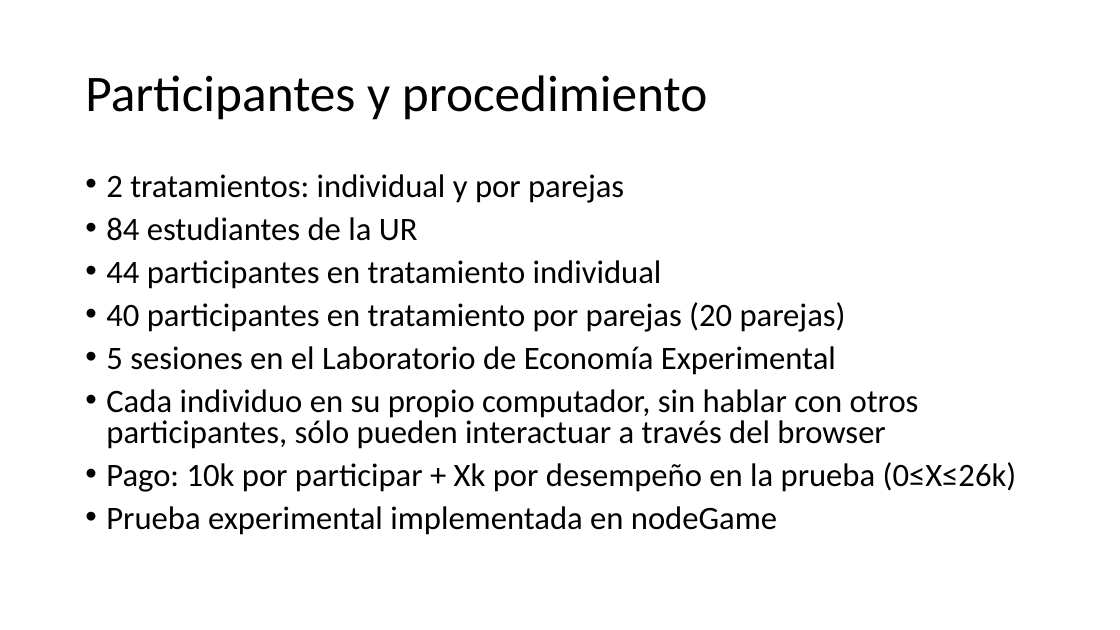
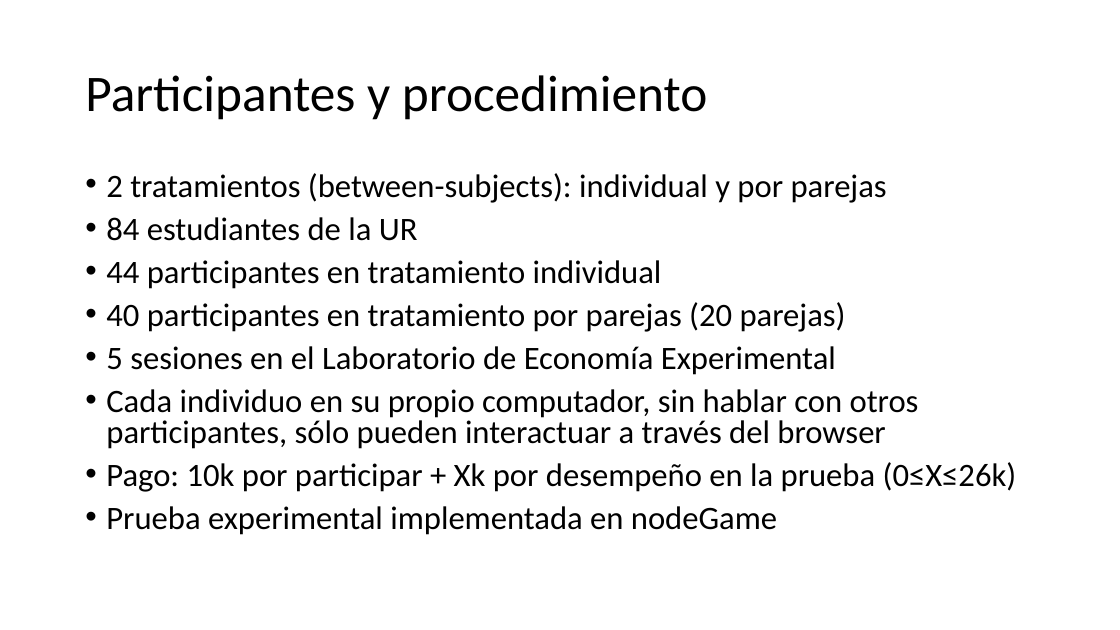
Before and after one commit to Slendercoder/DatosDLL, a slide deck: slide 3 of 12-16-18-23-27-sept-2019/Analysis/Colaboración, uso del lenguaje y comprensión.pptx. Drawn at 1120x630 pixels with LibreOffice and Linux fonts; fonts in the diff are those of the drawing. Boxes give left, top, right and bottom in pixels: in the first picture for what was removed or moved away, otherwise in the second. Text is boxed around its words. In the diff, an @@ line names an element or a change of style, - is before the commit and + after.

```diff
--- a/12-16-18-23-27-sept-2019/Analysis/Colaboración, uso del lenguaje y comprensión.pptx
+++ b/12-16-18-23-27-sept-2019/Analysis/Colaboración, uso del lenguaje y comprensión.pptx
@@ text at box(106, 173, 887, 203): text changed @@
-• 2 tratamientos: individual y por parejas
+• 2 tratamientos (between-subjects): individual y por parejas
```
Also in this commit, not shown: 1 other slide changed.
